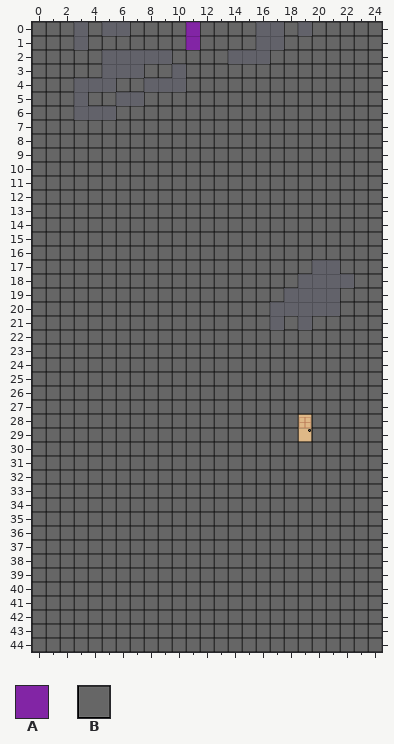
Two versions of a level (Tiled map, tower-of-darkness-xna/tower-of-darkness-xna/tower-of-darkness-xnaContent/maps/tower1.tmx). Above is the file before it was changed.
Cells are 32x32 px. Shown: x 0..24, y 0..44.
Key: from "spritesheet": A 7, B 30.
_ is an empty cell, # one hidden under a higher layer.
Layers that did not change in this view are not listed.
Layer "Background" before, first column x 3:
 0 _B__BBBBABBBB__
 1 _BBBBBBBABBBB__
 2 BB_____BBBB___B
 3 BB___BB_BBBBBBB
 4 ___BB___BBBBBBB
 5 _BB__BBBBBBBBBB
 6 ___BBBBBBBBBBBB
 7 BBBBBBBBBBBBBBB
 8 BBBBBBBBBBBBBBB
 9 BBBBBBBBBBBBBBB
New version:
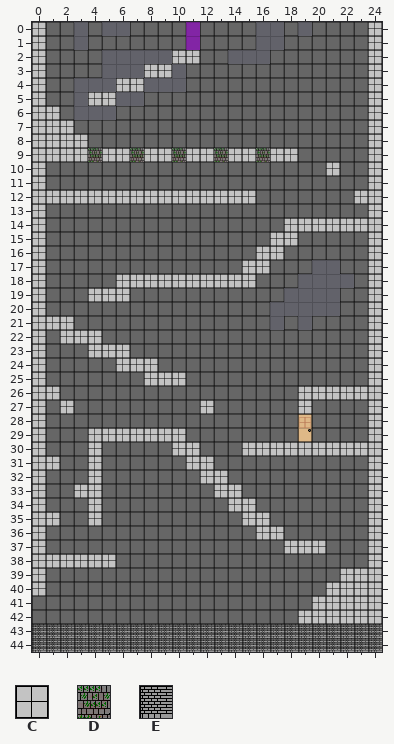
Further tiles: from "spritesheet": C 14, D 17, E 18.
Tiles of an added or newly shown layer are drawn over the layers below it.
Changes in this commit:
Changed rows in their new state; . is an unchanged cell.
Layer "Background":
first column x 11:
 2 #
Layer "Foreground" (now shown):
first column x 0:
 0 C.......................C
 1 C.......................C
 2 C.........CC............C
 3 C.......CC..............C
 4 C.....CC................C
 5 C...CC..................C
 6 CC......................C
 7 CCC.....................C
 8 CCCC....................C
 9 CCCCDCCDCCDCCDCCDCC.....C
10 C....................C..C
11 C.......................C
12 CCCCCCCCCCCCCCCC.......CC
13 C.......................C
14 C.................CCCCCCC
15 C................CC.....C
16 C...............CC......C
17 C..............CC.......C
18 C.....CCCCCCCCCC........C
19 C...CCC.................C
20 C.......................C
21 CCC.....................C
22 C.CCC...................C
23 C...CCC.................C
24 C.....CCC...............C
25 C.......CCC.............C
26 CC.................CCCCCC
27 C.C.........C......C....C
28 C.......................C
29 C...CCCCCCC.............C
30 C...C.....CC...CCCCCCCCCC
31 CC..C......CC...........C
32 C...C.......CC..........C
33 C..CC........CC.........C
34 C...C.........CC........C
35 CC..C..........CC.......C
36 C...............CC......C
37 C.................CCC...C
38 CCCCCC..................C
39 C.....................CCC
40 C....................CCCC
41 ....................CCCCC
42 ...................CCCCCC
43 EEEEEEEEEEEEEEEEEEEEEEEEE
44 EEEEEEEEEEEEEEEEEEEEEEEEE
